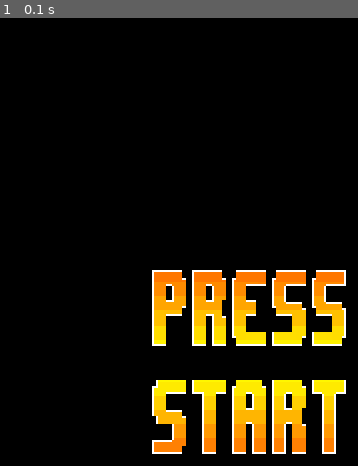
Above: before the commit, frame 1.
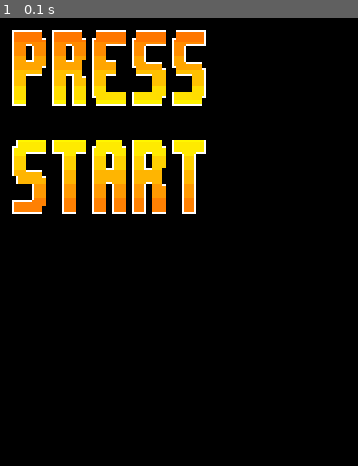
Above: after the commit, the same moment.

Repository: GustavoTavaresBraga/DesSoft-2023.1-Pygame
Game: pygame game, started from Crossy Chicken.py
The game is run twice, just before and just after one commit, with the same random seed, the same clock (stepped at 60 frames per second) and the same inputs.
Inputs:
- Up to frame 1 (0.1 s): no input

The runs differ from the first frame. In frame 1, 23% of the frame differs, in the area x 3-97%, y 2-98%.

Commit message:
ajuste de posição

Diff:
--- a/init_screen.py
+++ b/init_screen.py
@@ -5,7 +5,7 @@
 
 def init_screen(screen):
 
-    start_position = (250, 400)
+    start_position = (180, 280)
 
     clock = pygame.time.Clock()
 
